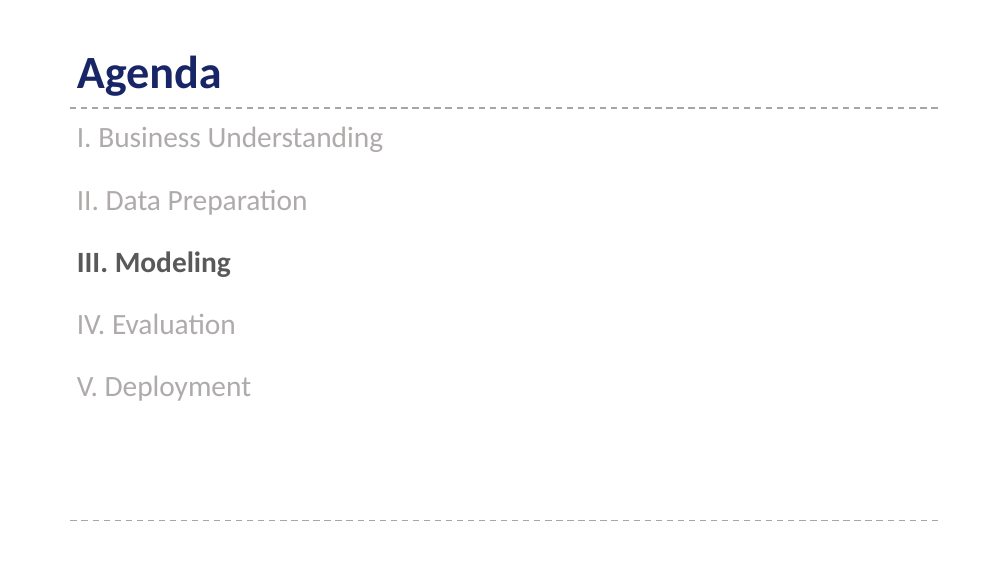
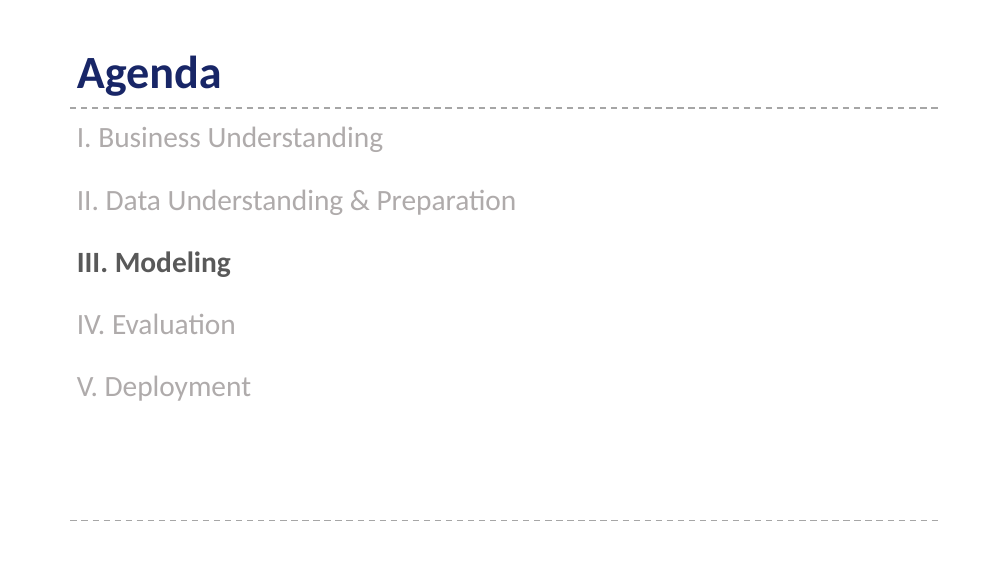
Before and after one commit to DerrickYifeng/Income_Class_Prediction, a slide deck: slide 8 of Group 10.pptx. Drawn at 1008x567 pixels with LibreOffice and Linux fonts; fonts in the diff are those of the drawing. Boxes give left, top, right and bottom in pixels: in the first picture for what was removed or moved away, otherwise in the second. Text is boxed around its words. In the diff, an @@ line names an element or a change of style, - is before the commit and + after.

Commit message:
ppt

```diff
--- a/Group 10.pptx
+++ b/Group 10.pptx
@@ text at (77, 190, 517, 215): text changed @@
-II. Data Preparation
+II. Data Understanding & Preparation
```
Also in this commit, not shown: 4 other slides changed.
